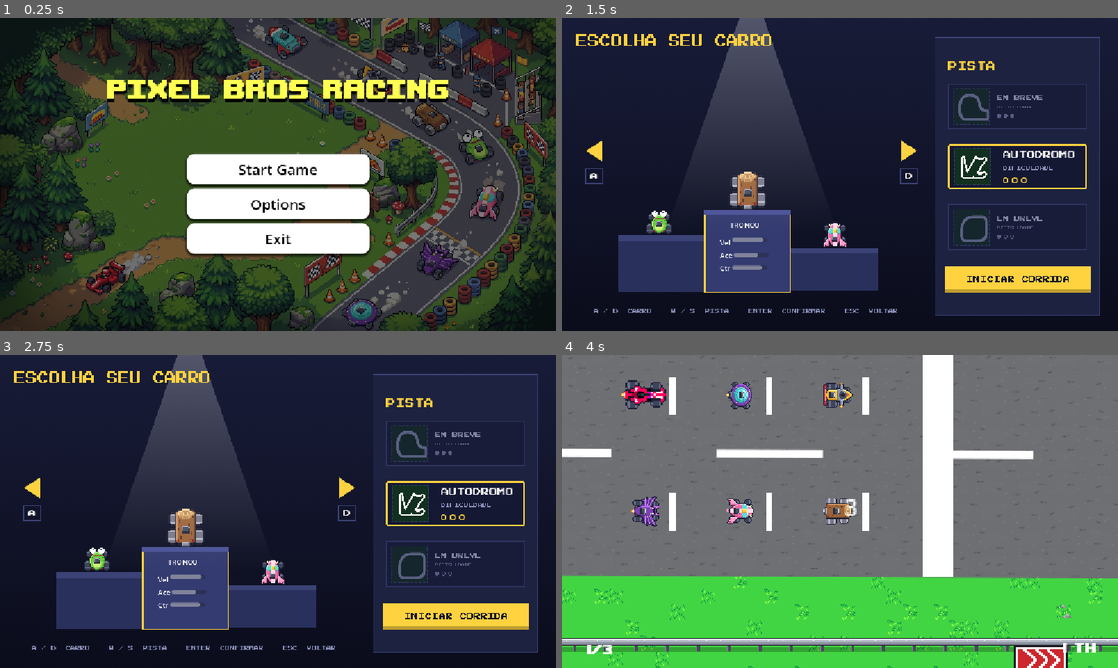
Above: before the commit, frames 1-4 (two rows, left to right).
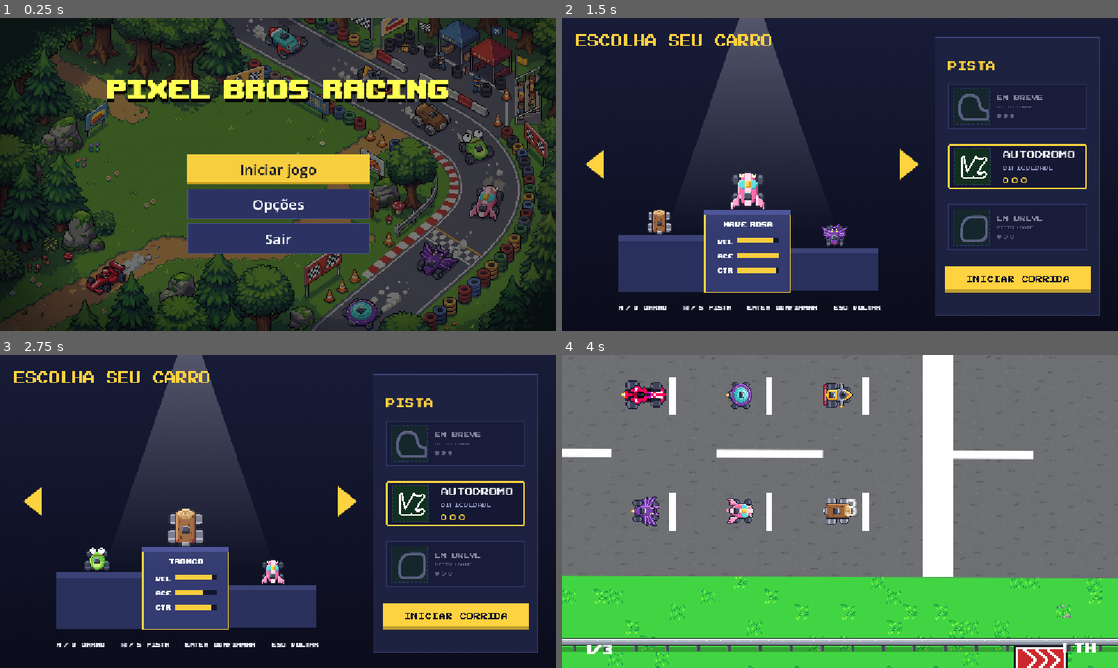
Above: after the commit, the same moments.

Repository: Blue-Raccoon-Interactive/Pixel-Bros-Racing
Game: Godot game, scene res://scenes/main/main_menu.tscn
The game is run twice, just before and just after one commit, with the same random seed, the same clock (stepped at 60 frames per second) and the same inputs. Sound files missing from this copy of the repository are replaced by a short silence.
Inputs (mouse positions are in pixels of both pictures, inside the frame that each line leads up to):
- Up to frame 1 (0.25 s): no input
- Up to frame 2 (1.5 s): click "Start Game" (after the commit: "Iniciar jogo") at 0.5 s; click (906, 165) at 1.27 s
- Up to frame 3 (2.75 s): click (33, 502) at 2.02 s
- Up to frame 4 (4 s): click (1017, 614) at 2.75 s; tap Enter (ui_accept) at 3.5, 3.77 s; move the mouse to (962, 495) at 3.52 s; hold D (steer_right) from 3.53 s (still down); click (962, 495) at 3.67 s

The runs differ from the first frame. In frame 1, 11% of the frame differs, in the area x 33-67%, y 43-77%; in frame 2, 2.8%; in frame 3, 1.8%; in frame 4, nothing differs.

Commit message:
Update a fonte e palette de botões de textos

Diff:
--- a/scenes/main/main_menu.tscn
+++ b/scenes/main/main_menu.tscn
@@ -17,7 +17,12 @@
 modulate_color = Color(0.5211406, 0.5211406, 0.5211405, 1)
 
 [sub_resource type="StyleBoxFlat" id="StyleBoxFlat_f4dqq"]
-bg_color = Color(1, 1, 1, 1)
+bg_color = Color(0.96862745, 0.80784315, 0.24313726, 1)
+border_width_left = 2
+border_width_top = 2
+border_width_right = 2
+border_width_bottom = 2
+border_color = Color(0.76862746, 0.6039216, 0.11372549, 1)
 corner_radius_top_left = 16
 corner_radius_top_right = 16
 corner_radius_bottom_right = 16
@@ -45,32 +50,39 @@
 
 [sub_resource type="StyleBoxEmpty" id="StyleBoxEmpty_jix8l"]
 
-[sub_resource type="StyleBoxFlat" id="StyleBoxFlat_hiibk"]
-bg_color = Color(0.78775924, 0.78775924, 0.78775924, 1)
-corner_radius_top_left = 16
-corner_radius_top_right = 16
-corner_radius_bottom_right = 16
-corner_radius_bottom_left = 16
-shadow_size = 5
-shadow_offset = Vector2(0, 3.25)
-
-[sub_resource type="StyleBoxFlat" id="StyleBoxFlat_swlpu"]
-bg_color = Color(0.74138486, 0.7413847, 0.7413843, 1)
-corner_radius_top_left = 16
-corner_radius_top_right = 16
-corner_radius_bottom_right = 16
-corner_radius_bottom_left = 16
-shadow_size = 5
-shadow_offset = Vector2(0, 3.25)
-
-[sub_resource type="StyleBoxFlat" id="StyleBoxFlat_nm0l4"]
-bg_color = Color(0.74138486, 0.7413847, 0.7413843, 1)
-corner_radius_top_left = 16
-corner_radius_top_right = 16
-corner_radius_bottom_right = 16
-corner_radius_bottom_left = 16
-shadow_size = 5
-shadow_offset = Vector2(0, 3.25)
+[sub_resource type="StyleBoxFlat" id="StyleBoxFlat_s2sug"]
+bg_color = Color(0.17254902, 0.2, 0.3882353, 1)
+border_width_left = 2
+border_width_top = 2
+border_width_right = 2
+border_width_bottom = 2
+border_color = Color(0.28235295, 0.32156864, 0.54901963, 1)
+
+[sub_resource type="StyleBoxFlat" id="StyleBoxFlat_ygj4d"]
+bg_color = Color(0.17254902, 0.2, 0.3882353, 1)
+border_width_left = 2
+border_width_top = 2
+border_width_right = 2
+border_width_bottom = 2
+border_color = Color(0.28235295, 0.32156864, 0.54901963, 1)
+
+[sub_resource type="StyleBoxFlat" id="StyleBoxFlat_rf05u"]
+bg_color = Color(0.17254902, 0.2, 0.3882353, 1)
+border_width_left = 2
+border_width_top = 2
+border_width_right = 2
+border_width_bottom = 2
+border_color = Color(0.28235295, 0.32156864, 0.54901963, 1)
+
+[sub_resource type="StyleBoxEmpty" id="StyleBoxEmpty_ygj4d"]
+
+[sub_resource type="StyleBoxFlat" id="StyleBoxFlat_001j1"]
+bg_color = Color(0.08627451, 0.101960786, 0.2, 0.9490196)
+border_width_left = 2
+border_width_top = 2
+border_width_right = 2
+border_width_bottom = 2
+border_color = Color(0.28235295, 0.32156864, 0.54901963, 1)
 
 [sub_resource type="StyleBoxTexture" id="StyleBoxTexture_croyj"]
 texture = ExtResource("5_cnht7")
@@ -133,7 +145,7 @@
 unique_name_in_owner = true
 layout_mode = 2
 size_flags_vertical = 3
-theme_override_colors/font_color = Color(0, 0, 0, 1)
+theme_override_colors/font_color = Color(0.078431375, 0.09019608, 0.16862746, 1)
 theme_override_colors/font_focus_color = Color(0, 0, 0, 1)
 theme_override_colors/font_pressed_color = Color(0, 0, 0, 1)
 theme_override_colors/font_hover_color = Color(0, 0, 0, 1)
@@ -142,38 +154,36 @@
 theme_override_styles/pressed = SubResource("StyleBoxFlat_byqcc")
 theme_override_styles/hover = SubResource("StyleBoxFlat_w6ykx")
 theme_override_styles/focus = SubResource("StyleBoxEmpty_jix8l")
-text = "Start Game"
+text = "Iniciar jogo"
 
 [node name="Options" type="Button" parent="MainButtons" unique_id=1086592535]
 unique_name_in_owner = true
 layout_mode = 2
 size_flags_vertical = 3
-theme_override_colors/font_color = Color(0, 0, 0, 1)
-theme_override_colors/font_focus_color = Color(0, 0, 0, 1)
-theme_override_colors/font_pressed_color = Color(0, 0, 0, 1)
-theme_override_colors/font_hover_color = Color(0, 0, 0, 1)
+theme_override_colors/font_color = Color(1, 1, 1, 1)
+theme_override_colors/font_pressed_color = Color(0.96862745, 0.80784315, 0.24313726, 1)
+theme_override_colors/font_hover_color = Color(0.96862745, 0.80784315, 0.24313726, 1)
 theme_override_font_sizes/font_size = 30
-theme_override_styles/normal = SubResource("StyleBoxFlat_f4dqq")
-theme_override_styles/pressed = SubResource("StyleBoxFlat_hiibk")
-theme_override_styles/hover = SubResource("StyleBoxFlat_swlpu")
-theme_override_styles/focus = SubResource("StyleBoxEmpty_jix8l")
-text = "Options
+theme_override_styles/normal = SubResource("StyleBoxFlat_s2sug")
+theme_override_styles/pressed = SubResource("StyleBoxFlat_ygj4d")
+theme_override_styles/hover = SubResource("StyleBoxFlat_rf05u")
+theme_override_styles/focus = SubResource("StyleBoxEmpty_ygj4d")
+text = "Opções
 "
 
 [node name="Exit" type="Button" parent="MainButtons" unique_id=1024311922]
 unique_name_in_owner = true
 layout_mode = 2
 size_flags_vertical = 3
-theme_override_colors/font_color = Color(0, 0, 0, 1)
-theme_override_colors/font_focus_color = Color(0, 0, 0, 1)
-theme_override_colors/font_pressed_color = Color(0, 0, 0, 1)
-theme_override_colors/font_hover_color = Color(0, 0, 0, 1)
+theme_override_colors/font_color = Color(1, 1, 1, 1)
+theme_override_colors/font_pressed_color = Color(0.96862745, 0.80784315, 0.24313726, 1)
+theme_override_colors/font_hover_color = Color(0.96862745, 0.80784315, 0.24313726, 1)
 theme_override_font_sizes/font_size = 30
-theme_override_styles/normal = SubResource("StyleBoxFlat_f4dqq")
-theme_override_styles/pressed = SubResource("StyleBoxFlat_f4dqq")
-theme_override_styles/hover = SubResource("StyleBoxFlat_nm0l4")
-theme_override_styles/focus = SubResource("StyleBoxEmpty_jix8l")
-text = "Exit"
+theme_override_styles/normal = SubResource("StyleBoxFlat_s2sug")
+theme_override_styles/pressed = SubResource("StyleBoxFlat_ygj4d")
+theme_override_styles/hover = SubResource("StyleBoxFlat_rf05u")
+theme_override_styles/focus = SubResource("StyleBoxEmpty_ygj4d")
+text = "Sair"
 
 [node name="Label" type="Label" parent="." unique_id=533492852]
 layout_mode = 1
@@ -210,6 +220,7 @@
 offset_bottom = -92.0
 grow_horizontal = 2
 grow_vertical = 0
+theme_override_styles/panel = SubResource("StyleBoxFlat_001j1")
 
 [node name="Label" type="Label" parent="Options" unique_id=2034316223]
 layout_mode = 1
@@ -240,16 +251,15 @@
 grow_horizontal = 2
 grow_vertical = 0
 size_flags_vertical = 3
-theme_override_colors/font_color = Color(0, 0, 0, 1)
-theme_override_colors/font_focus_color = Color(0, 0, 0, 1)
-theme_override_colors/font_pressed_color = Color(0, 0, 0, 1)
-theme_override_colors/font_hover_color = Color(0, 0, 0, 1)
+theme_override_colors/font_color = Color(1, 1, 1, 1)
+theme_override_colors/font_pressed_color = Color(0.96862745, 0.80784315, 0.24313726, 1)
+theme_override_colors/font_hover_color = Color(0.96862745, 0.80784315, 0.24313726, 1)
 theme_override_font_sizes/font_size = 30
-theme_override_styles/normal = SubResource("StyleBoxFlat_f4dqq")
-theme_override_styles/pressed = SubResource("StyleBoxFlat_f4dqq")
-theme_override_styles/hover = SubResource("StyleBoxFlat_nm0l4")
-theme_override_styles/focus = SubResource("StyleBoxEmpty_jix8l")
-text = "Back"
+theme_override_styles/normal = SubResource("StyleBoxFlat_s2sug")
+theme_override_styles/pressed = SubResource("StyleBoxFlat_ygj4d")
+theme_override_styles/hover = SubResource("StyleBoxFlat_rf05u")
+theme_override_styles/focus = SubResource("StyleBoxEmpty_ygj4d")
+text = "Voltar"
 
 [node name="VBoxContainer" type="VBoxContainer" parent="Options" unique_id=129474501]
 layout_mode = 1
@@ -274,7 +284,7 @@
 custom_minimum_size = Vector2(100, 0)
 layout_mode = 2
 theme_override_font_sizes/font_size = 32
-text = "Music"
+text = "Musica"
 
 [node name="MusicControl" type="HSlider" parent="Options/VBoxContainer/HBoxContainer" unique_id=2086362840]
 custom_minimum_size = Vector2(200, 48)
@@ -302,7 +312,7 @@
 custom_minimum_size = Vector2(100, 0)
 layout_mode = 2
 theme_override_font_sizes/font_size = 32
-text = "SFX"
+text = "Efeitos"
 
 [node name="SFXControl" type="HSlider" parent="Options/VBoxContainer/HBoxContainer2" unique_id=758620201]
 custom_minimum_size = Vector2(200, 48)
@@ -329,7 +339,7 @@
 custom_minimum_size = Vector2(100, 0)
 layout_mode = 2
 theme_override_font_sizes/font_size = 32
-text = "Fullscreen"
+text = "Tela Cheia"
 
 [node name="FullScreenControl" type="CheckButton" parent="Options/VBoxContainer/HBoxContainer3" unique_id=595659506]
 custom_minimum_size = Vector2(0, 48)
--- a/scenes/ui/hud.tscn
+++ b/scenes/ui/hud.tscn
@@ -2,9 +2,7 @@
 
 [ext_resource type="Script" uid="uid://dmk7t5tpg0fpf" path="res://scripts/hud.gd" id="1_0mwgc"]
 [ext_resource type="FontFile" uid="uid://c81w0mhdyyg8m" path="res://assets/background/upheavtt.ttf" id="2_hqnrr"]
-[ext_resource type="AudioStream" uid="uid://c4mk7ejuw1n7m" path="res://sound/sfx/menu/menu_startGame.wav" id="3_136eg"]
 [ext_resource type="AudioStream" uid="uid://bbdnglrmugaw0" path="res://sound/sfx/menu/menu_select.wav" id="3_bo48s"]
-[ext_resource type="AudioStream" uid="uid://r57qitilmyb4" path="res://sound/sfx/menu/menu_back.wav" id="4_oj5la"]
 
 [sub_resource type="LabelSettings" id="LabelSettings_2dj1m"]
 font = ExtResource("2_hqnrr")
@@ -65,10 +63,6 @@
 [node name="Hud" type="CanvasLayer" unique_id=1128216421]
 process_mode = 3
 script = ExtResource("1_0mwgc")
-main_menu_scene = "uid://b536ric75d64t"
-pixel_font = ExtResource("2_hqnrr")
-retry_sound = ExtResource("3_136eg")
-back_sound = ExtResource("4_oj5la")
 
 [node name="LapLabel" type="Label" parent="." unique_id=785976717]
 offset_left = 52.0
@@ -113,7 +107,7 @@
 [node name="MainVBox" type="VBoxContainer" parent="ResultsPanel/MarginContainer" unique_id=870040180]
 layout_mode = 2
 
-[node name="TituloLabel" type="Label" parent="ResultsPanel/MarginContainer/MainVBox" unique_id=2033561852]
+[node name="TitleLabel" type="Label" parent="ResultsPanel/MarginContainer/MainVBox" unique_id=2033561852]
 layout_mode = 2
 text = "CLASSIFICAÇÃO"
 label_settings = SubResource("LabelSettings_fyl8e")
--- a/scenes/ui/selection.gd
+++ b/scenes/ui/selection.gd
@@ -9,6 +9,10 @@
 @onready var bar_handling: ProgressBar = $Control/Podium_center/VBoxContainer/Ctr/BarCtr
 @onready var start_button: TextureButton = %StartButton
 @onready var ui_sfx: AudioStreamPlayer = $AudioStreamPlayer
+
+@onready var btn_left: TextureButton = $Left
+@onready var btn_right: TextureButton = $Right
+
 
 const SOUND_SELECT = preload("res://sound/sfx/menu/menu_select.wav")
 const SOUND_BACK = preload("res://sound/sfx/menu/menu_back.wav")
@@ -24,6 +28,8 @@
 	_read_kart_data()
 	_kart_index = GameState.selected_kart
 	_refresh()
+	btn_left.pressed.connect(_move_kart.bind(-1))
+	btn_right.pressed.connect(_move_kart.bind(1))
 
 func play_ui_sound(sound: AudioStream) -> void:
 	ui_sfx.stream = sound
--- a/scenes/ui/selection.tscn
+++ b/scenes/ui/selection.tscn
@@ -7,9 +7,9 @@
 [ext_resource type="Texture2D" uid="uid://cmqih2pr61w6b" path="res://assets/sprites/ui/podium_right.png" id="4_m37p4"]
 [ext_resource type="Texture2D" uid="uid://bsrr4bbex4fnp" path="res://assets/sprites/ui/Holofote.png" id="5_6r1ha"]
 [ext_resource type="Texture2D" uid="uid://bc3vxwylda6s6" path="res://assets/sprites/ui/tracks_panel.png" id="6_qqkct"]
-[ext_resource type="Texture2D" uid="uid://bq4obyi1x1bu0" path="res://assets/sprites/ui/Seta direita.png" id="8_qqkct"]
-[ext_resource type="Texture2D" uid="uid://cp2wcttsf6eqv" path="res://assets/sprites/ui/Seta esquerda.png" id="9_tkd11"]
-[ext_resource type="Texture2D" uid="uid://dgkuxegf4dahm" path="res://assets/sprites/ui/Dicas de teclas.png" id="10_xvrlp"]
+[ext_resource type="Texture2D" uid="uid://b7pexh5wp065" path="res://assets/sprites/ui/right.png" id="9_p5i3b"]
+[ext_resource type="Texture2D" uid="uid://cirm5agghk37p" path="res://assets/sprites/ui/left.png" id="10_5wqem"]
+[ext_resource type="FontFile" uid="uid://c81w0mhdyyg8m" path="res://assets/background/upheavtt.ttf" id="10_p5i3b"]
 [ext_resource type="Texture2D" uid="uid://tmdwrvwhth4m" path="res://assets/sprites/ui/Título.png" id="11_rv2dv"]
 [ext_resource type="Texture2D" uid="uid://7pr4rpsd7u0p" path="res://assets/sprites/ui/Botão iniciar corrida.png" id="12_tkd11"]
 [ext_resource type="Texture2D" uid="uid://cspvao7bscaca" path="res://assets/sprites/ui/menu/CardSelecionado.png" id="13_kg04y"]
@@ -18,6 +18,12 @@
 [ext_resource type="Texture2D" uid="uid://36vjphg5hyi6" path="res://assets/sprites/tracks/track01_miniatura.png" id="15_p5i3b"]
 [ext_resource type="Texture2D" uid="uid://csnwsmek8pnne" path="res://assets/sprites/ui/menu/Info.png" id="16_5wqem"]
 [ext_resource type="Texture2D" uid="uid://bqurgegad6toa" path="res://assets/sprites/ui/menu/Pista 1 - Autódromo.png" id="17_hagc0"]
+
+[sub_resource type="StyleBoxFlat" id="StyleBoxFlat_pkvy1"]
+bg_color = Color(0.078431375, 0.09019608, 0.16862746, 1)
+
+[sub_resource type="StyleBoxFlat" id="StyleBoxFlat_7orsx"]
+bg_color = Color(0.96862745, 0.80784315, 0.24313726, 1)
 
 [sub_resource type="StyleBoxEmpty" id="StyleBoxEmpty_p5i3b"]
 
@@ -95,49 +101,69 @@
 offset_bottom = 60.555557
 grow_horizontal = 2
 grow_vertical = 2
-theme_override_constants/separation = 6
+theme_override_constants/separation = 15
 
 [node name="Vel" type="HBoxContainer" parent="Control/Podium_center/VBoxContainer" unique_id=757434819]
+custom_minimum_size = Vector2(140, 0)
 layout_mode = 2
 size_flags_horizontal = 0
+theme_override_constants/separation = 8
 
 [node name="Label" type="Label" parent="Control/Podium_center/VBoxContainer/Vel" unique_id=1794251573]
 layout_mode = 2
+theme_override_fonts/font = ExtResource("10_p5i3b")
+theme_override_font_sizes/font_size = 20
 text = "Vel"
 
 [node name="BarVel" type="ProgressBar" parent="Control/Podium_center/VBoxContainer/Vel" unique_id=1495618011]
 unique_name_in_owner = true
-custom_minimum_size = Vector2(80, 10)
-layout_mode = 2
+custom_minimum_size = Vector2(80, 12)
+layout_mode = 2
+size_flags_horizontal = 3
+theme_override_styles/background = SubResource("StyleBoxFlat_pkvy1")
+theme_override_styles/fill = SubResource("StyleBoxFlat_7orsx")
 show_percentage = false
 
 [node name="Ace" type="HBoxContainer" parent="Control/Podium_center/VBoxContainer" unique_id=1314053216]
-layout_mode = 2
+custom_minimum_size = Vector2(140, 0)
+layout_mode = 2
+theme_override_constants/separation = 8
 
 [node name="Label" type="Label" parent="Control/Podium_center/VBoxContainer/Ace" unique_id=901070854]
 layout_mode = 2
+theme_override_fonts/font = ExtResource("10_p5i3b")
+theme_override_font_sizes/font_size = 20
 text = "Ace"
 
 [node name="BarAce" type="ProgressBar" parent="Control/Podium_center/VBoxContainer/Ace" unique_id=982219938]
 unique_name_in_owner = true
-custom_minimum_size = Vector2(80, 10)
-layout_mode = 2
+custom_minimum_size = Vector2(80, 12)
+layout_mode = 2
+size_flags_horizontal = 3
 size_flags_vertical = 4
+theme_override_styles/background = SubResource("StyleBoxFlat_pkvy1")
+theme_override_styles/fill = SubResource("StyleBoxFlat_7orsx")
 show_percentage = false
 
 [node name="Ctr" type="HBoxContainer" parent="Control/Podium_center/VBoxContainer" unique_id=2013666263]
-layout_mode = 2
+custom_minimum_size = Vector2(140, 0)
+layout_mode = 2
+theme_override_constants/separation = 8
 
 [node name="Label" type="Label" parent="Control/Podium_center/VBoxContainer/Ctr" unique_id=83699945]
 layout_mode = 2
+theme_override_fonts/font = ExtResource("10_p5i3b")
+theme_override_font_sizes/font_size = 20
 text = "Ctr"
 
 [node name="BarCtr" type="ProgressBar" parent="Control/Podium_center/VBoxContainer/Ctr" unique_id=292644527]
 unique_name_in_owner = true
-custom_minimum_size = Vector2(80, 10)
-layout_mode = 2
-size_flags_horizontal = 0
+custom_minimum_size = Vector2(80, 12)
+layout_mode = 2
+size_flags_horizontal = 3
 size_flags_vertical = 4
+theme_override_styles/background = SubResource("StyleBoxFlat_pkvy1")
+theme_override_styles/fill = SubResource("StyleBoxFlat_7orsx")
 show_percentage = false
 
 [node name="KartName" type="Label" parent="Control/Podium_center" unique_id=852617365]
@@ -150,7 +176,10 @@
 offset_right = 42.88887
 offset_bottom = 45.22223
 grow_horizontal = 2
+theme_override_fonts/font = ExtResource("10_p5i3b")
+theme_override_font_sizes/font_size = 22
 text = "Kart_name"
+horizontal_alignment = 1
 
 [node name="Podium_right" type="TextureRect" parent="Control" unique_id=785766301]
 layout_mode = 0
@@ -194,32 +223,36 @@
 scale = Vector2(0.9, 0.9)
 texture = ExtResource("6_qqkct")
 
-[node name="Right" type="TextureRect" parent="." unique_id=1391941530]
+[node name="Right" type="TextureButton" parent="." unique_id=967506874]
 layout_mode = 0
 offset_left = 700.0
 offset_top = 253.0
 offset_right = 740.0
 offset_bottom = 353.0
-texture = ExtResource("8_qqkct")
-
-[node name="Left" type="TextureRect" parent="." unique_id=1039514752]
+texture_normal = ExtResource("9_p5i3b")
+ignore_texture_size = true
+stretch_mode = 5
+
+[node name="Left" type="TextureButton" parent="." unique_id=124716693]
 layout_mode = 0
 offset_left = 48.0
 offset_top = 253.0
 offset_right = 88.0
 offset_bottom = 353.0
-texture = ExtResource("9_tkd11")
-
-[node name="Tips" type="TextureRect" parent="." unique_id=2102297495]
-texture_filter = 1
-layout_mode = 0
-offset_left = 66.0
-offset_top = 601.0
-offset_right = 696.0
-offset_bottom = 613.0
-texture = ExtResource("10_xvrlp")
-expand_mode = 1
-stretch_mode = 5
+texture_normal = ExtResource("10_5wqem")
+ignore_texture_size = true
+stretch_mode = 5
+
+[node name="Label" type="Label" parent="." unique_id=844389520]
+layout_mode = 0
+offset_left = 85.0
+offset_top = 592.0
+offset_right = 693.0
+offset_bottom = 616.0
+theme_override_colors/font_color = Color(0.9035167, 0.9152893, 0.9600858, 1)
+theme_override_fonts/font = ExtResource("10_p5i3b")
+text = "A / D  CARRO      W / S  PISTA      ENTER  CONFIRMAR      ESC  VOLTAR"
+horizontal_alignment = 1
 
 [node name="Title" type="TextureRect" parent="." unique_id=1495724397]
 layout_mode = 0
--- /dev/null
+++ b/scripts/UIPalette.gd
@@ -0,0 +1,61 @@
+class_name UIPalette
+
+const BG_DARK := Color("#161a33f2")
+const CARD_BG := Color("#2c3363")
+const CARD_BORDER := Color("#48528c")
+const GOLD := Color("#f7ce3e")
+const SILVER := Color("#d0d7e6")
+const BRONZE := Color("#d68947")
+const GOLD_SHADOW := Color("#c49a1d")
+const TEXT_DARK := Color("#14172b")
+const TEXT_LIGHT := Color("#ffffff")
+const TEXT_MUTED := Color("#b8c0e0")
+
+
+static func box(bg: Color, border: Color, border_w: int, bottom_w: int = -1) -> StyleBoxFlat:
+	var sb := StyleBoxFlat.new()
+	sb.bg_color = bg
+	sb.border_color = border
+	sb.set_border_width_all(border_w)
+	if bottom_w >= 0:
+		sb.border_width_bottom = bottom_w
+	sb.set_content_margin_all(10)
+	return sb
+
+
+static func style_panel(c: Control) -> void:
+	c.add_theme_stylebox_override("panel", box(BG_DARK, CARD_BORDER, 3))
+
+
+static func style_label(l: Label, color: Color = TEXT_LIGHT, outline: bool = false) -> void:
+	l.add_theme_color_override("font_color", color)
+	if outline:
+		l.add_theme_color_override("font_outline_color", TEXT_DARK)
+		l.add_theme_constant_override("outline_size", 6)
+
+
+static func _button(btn: Button, bg: Color, border: Color, border_w: int, bottom_w: int, text: Color) -> void:
+	btn.add_theme_stylebox_override("normal", box(bg, border, border_w, bottom_w))
+	btn.add_theme_stylebox_override("hover", box(bg.lightened(0.12), border, border_w, bottom_w))
+	btn.add_theme_stylebox_override("pressed", box(bg.darkened(0.12), border, border_w, bottom_w))
+	btn.add_theme_stylebox_override("focus", StyleBoxEmpty.new())
+	for c in ["font_color", "font_hover_color", "font_pressed_color", "font_focus_color"]:
+		btn.add_theme_color_override(c, text)
+
+
+# Amarelo com a faixa escura embaixo, igual ao "INICIAR CORRIDA"
+static func primary_button(btn: Button) -> void:
+	_button(btn, GOLD, GOLD_SHADOW, 0, 4, TEXT_DARK)
+
+
+# Azul escuro com borda, pra ações secundárias (Voltar, Menu)
+static func secondary_button(btn: Button) -> void:
+	_button(btn, CARD_BG, CARD_BORDER, 2, -1, TEXT_LIGHT)
+
+
+static func place_color(place: int) -> Color:
+	match place:
+		1: return GOLD
+		2: return SILVER
+		3: return BRONZE
+		_: return TEXT_MUTED
--- a/scripts/main_menu.gd
+++ b/scripts/main_menu.gd
@@ -9,6 +9,14 @@
 const SOUND_BACK = preload("res://sound/sfx/menu/menu_back.wav")
 const SOUND_RACE = preload("res://sound/sfx/menu/menu_startGame.wav")
 
+func _apply_palette() -> void:
+	UIPalette.primary_button($MainButtons/StartButton)
+	UIPalette.secondary_button($MainButtons/Options)
+	UIPalette.secondary_button($MainButtons/Exit)
+	UIPalette.secondary_button($Options/Exit) # botão Back
+	UIPalette.style_panel($Options)
+	for l in $Options.find_children("*", "Label", true, false):
+		UIPalette.style_label(l, UIPalette.TEXT_LIGHT)
 
 func play_ui_sound(sound: AudioStream) -> void:
 	ui_sfx.stream = sound
@@ -16,6 +24,7 @@
 
 # Called when the node enters the scene tree for the first time.
 func _ready() -> void:
+	_apply_palette()
 	MenuMusic.play_menu_music() #<- Play ma trilha sonora
 	main_buttons.visible = true
 	options.visible = false
Binary file added: assets/sprites/ui/left.png
Not shown, added: assets/sprites/ui/left.png.import
Binary file added: assets/sprites/ui/right.png
Not shown, added: assets/sprites/ui/right.png.import
Not shown, added: scripts/UIPalette.gd.uid
